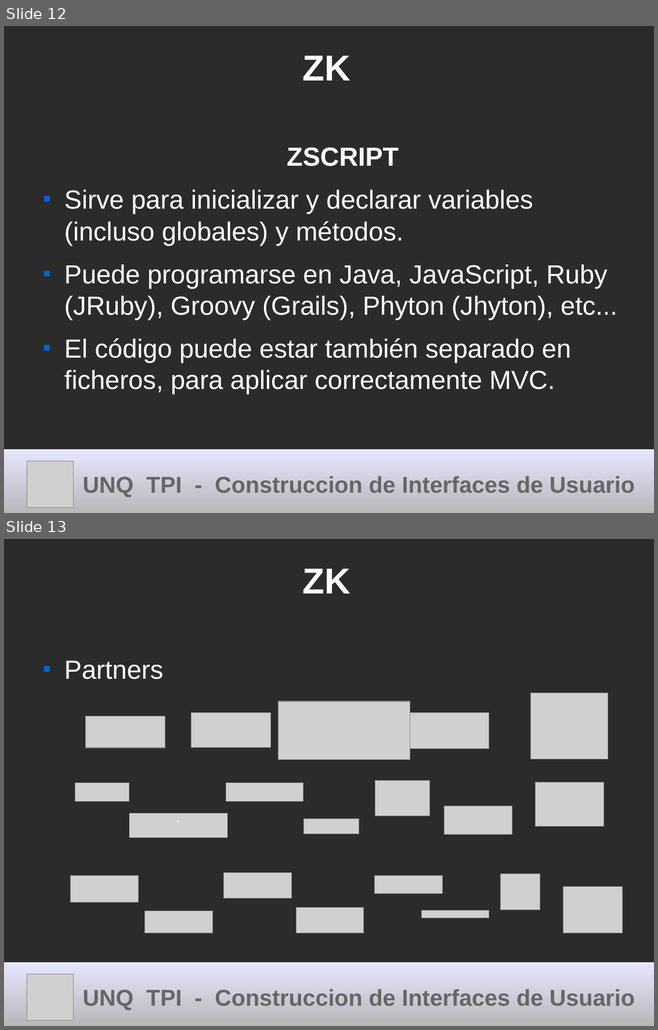
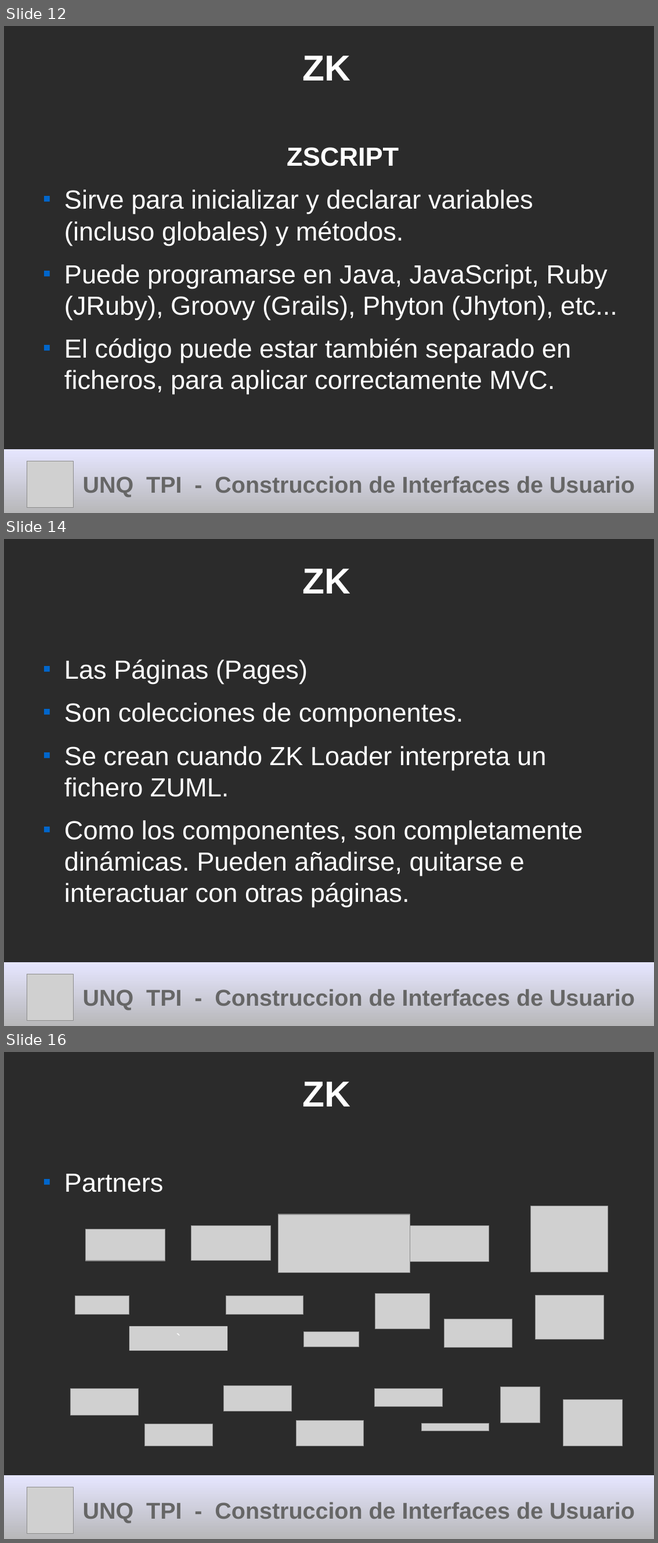
Before and after one commit to cdmarchionne/tpi-ui-tp-esferas, a slide deck: ZK/resources/Presentacion ZK.odp. Shown one above the other, each under a label of ours: slides 12 and 13 before the commit, slides 12, 14 and 16 after it; the slides between them are not shown. The pictures are 658x1030 and 658x1543 pixels, drawn with LibreOffice and Linux fonts; fonts in the diff are those of the drawing; grey boxes stand for pictures; background and template pictures are left out; a plain dark background stands for a picture behind light text. Boxes give left, top, right and bottom in pixels: in the first picture for what was removed or moved away, otherwise in the second. Text is boxed around its words. In the diff, an @@ line names an element or a change of style, - is before the commit and + after.

```diff
--- a/ZK/resources/Presentacion ZK.odp
+++ b/ZK/resources/Presentacion ZK.odp
@@ slide 14 added at (x1=4, y1=539, x2=654, y2=1026), background picture (left out) @@
@@ title added at (x1=303, y1=569, x2=351, y2=594), 44 pt, text #FFFFFF, bold @@
+ZK
@@ text added at (x1=64, y1=659, x2=583, y2=907), 32 pt, text #FFFFFF @@
+■ Las Páginas (Pages)
+■ Son colecciones de componentes.
+■ Se crean cuando ZK Loader interpreta un fichero ZUML.
+■ Como los componentes, son completamente dinámicas. Pueden añadirse, quitarse e interactuar con otras páginas.
@@ title added at (x1=4, y1=963, x2=654, y2=1026), fill gradient #E6E6FF to #B3B3B3, 28 pt, text #666666, bold @@
+UNQ TPI - Construccion de Interfaces de Usuario
@@ picture added at (x1=27, y1=975, x2=74, y2=1021) @@
@@ what was slide 13 is now slide 16 @@
```
Also in this commit, not shown: 4 slides changed, 2 other slides added.
